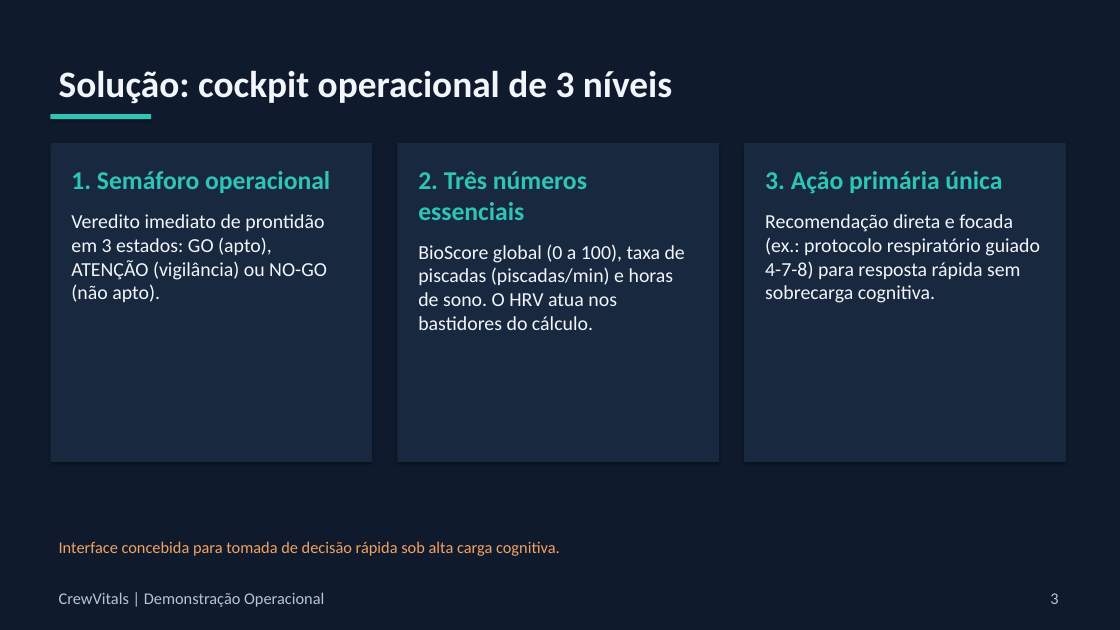
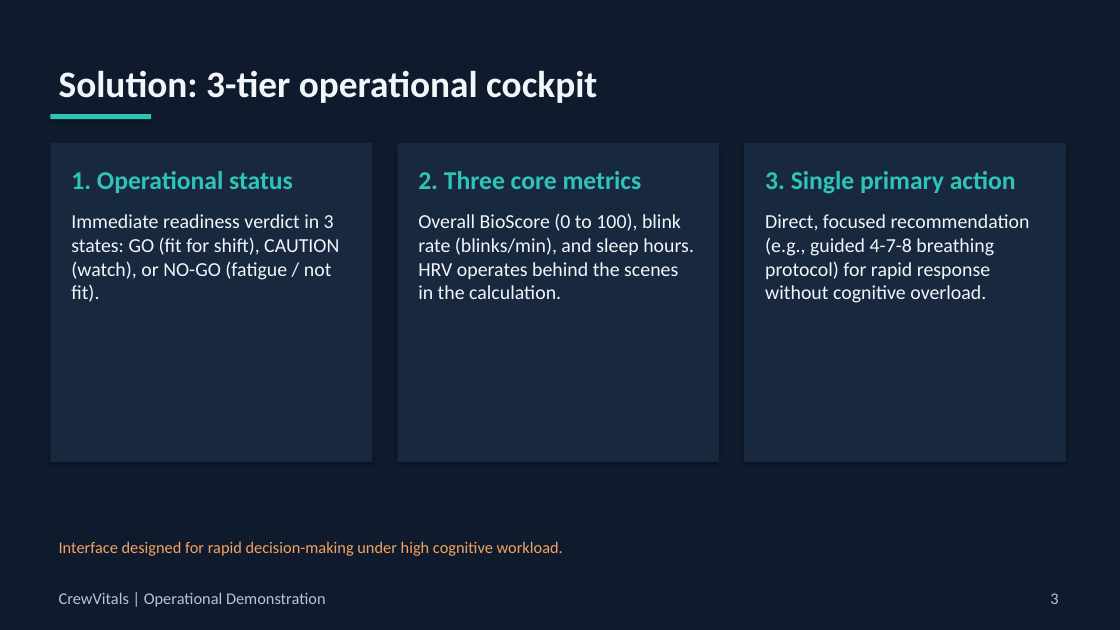
Before and after one commit to rodrigowindows/neuro-suite, a slide deck: slide 3 of docs/apresentacao/CrewVitals-Demo.pptx. Drawn at 1120x630 pixels with LibreOffice and Linux fonts; fonts in the diff are those of the drawing. Boxes give left, top, right and bottom in pixels: in the first picture for what was removed or moved away, otherwise in the second. Text is boxed around its words. In the diff, an @@ line names an element or a change of style, - is before the commit and + after.

```diff
--- a/docs/apresentacao/CrewVitals-Demo.pptx
+++ b/docs/apresentacao/CrewVitals-Demo.pptx
@@ text at (59,70,597,103): text changed @@
-Solução: cockpit operacional de 3 níveis
+Solution: 3-tier operational cockpit
@@ text in rectangle at (71,171,339,302): text changed @@
-1. Semáforo operacional
-Veredito imediato de prontidão em 3 estados: GO (apto), ATENÇÃO (vigilância) ou NO-GO (não apto).
+1. Operational status
+Immediate readiness verdict in 3 states: GO (fit for shift), CAUTION (watch), or NO-GO (fatigue / not fit).
@@ text in rectangle at (418,171,694,299): text changed @@
-2. Três números essenciais
-BioScore global (0 a 100), taxa de piscadas (piscadas/min) e horas de sono. O HRV atua nos bastidores do cálculo.
+2. Three core metrics
+Overall BioScore (0 to 100), blink rate (blinks/min), and sleep hours. HRV operates behind the scenes in the calculation.
@@ text in rectangle at (765,171,1030,303): text changed @@
-3. Ação primária única
-Recomendação direta e focada (ex.: protocolo respiratório guiado 4-7-8) para resposta rápida sem sobrecarga cognitiva.
+3. Single primary action
+Direct, focused recommendation (e.g., guided 4-7-8 breathing protocol) for rapid response without cognitive overload.
@@ text at (59,541,563,556): text changed @@
-Interface concebida para tomada de decisão rápida sob alta carga cognitiva.
+Interface designed for rapid decision-making under high cognitive workload.
@@ text at (59,592,326,607): text changed @@
-CrewVitals | Demonstração Operacional
+CrewVitals | Operational Demonstration
```
Also in this commit, not shown: 2 other slides changed, 4 slides added, 4 slides removed, 6 other files.
